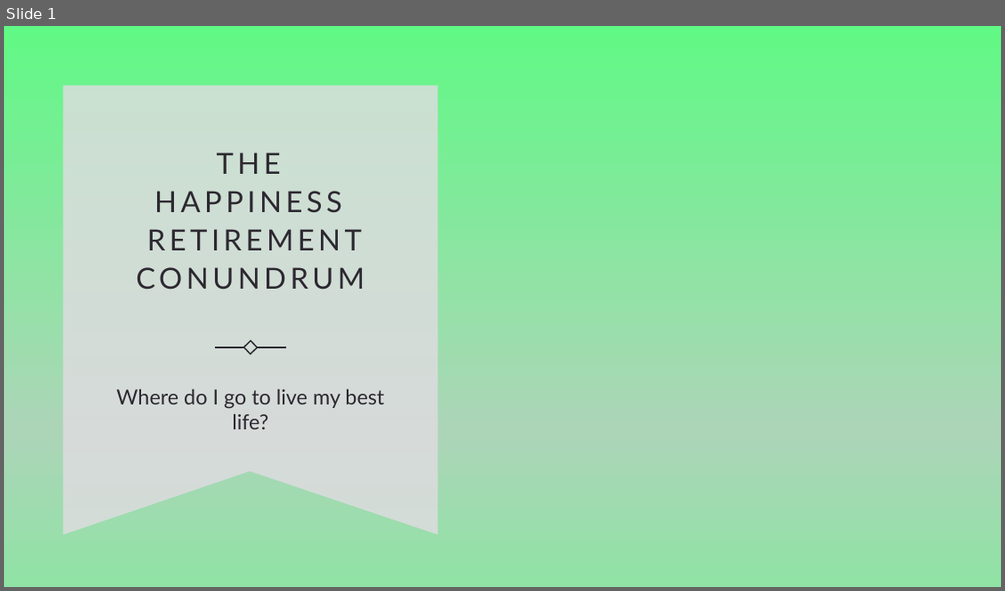
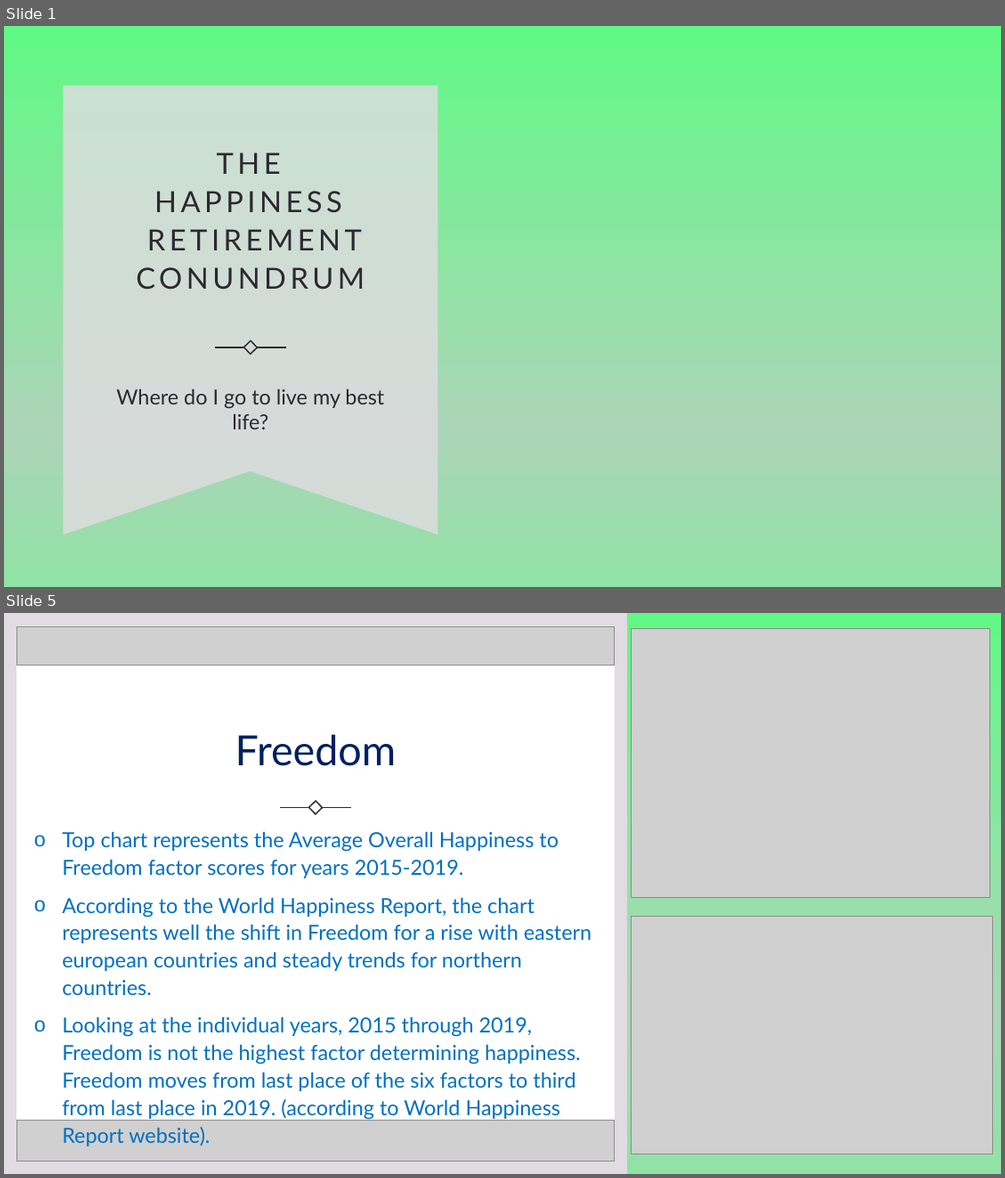
Before and after one commit to tvaughn905/Project-1, a slide deck: HappinessRetirementConundrum.pptx. Shown one above the other, each under a label of ours: slide 1 before the commit, slides 1 and 5 after it; the slides between them are not shown. The pictures are 1005x591 and 1005x1178 pixels, drawn with LibreOffice and Linux fonts; fonts in the diff are those of the drawing; grey boxes stand for pictures; background and template pictures are left out. Boxes give left, top, right and bottom in pixels: in the first picture for what was removed or moved away, otherwise in the second. Text is boxed around its words. In the diff, an @@ line names an element or a change of style, - is before the commit and + after.

```diff
--- a/HappinessRetirementConundrum.pptx
+++ b/HappinessRetirementConundrum.pptx
@@ slide 5 added at (4, 613, 1001, 1174), background gradient #61F985 to #ACD5B8 to #90E2A5 to #BECDC4 to #CDC6CE to #DED9DF; not listed: 1 template element that a slide beside it also shows @@
@@ rectangle added at (4, 613, 1001, 1174), fill gradient #61F985 to #ACD5B8 to #90E2A5 to #BECDC4 to #CDC6CE to #DED9DF @@
@@ rectangle added at (4, 613, 627, 1174), fill #E0DCE1 @@
@@ rectangle added at (16, 625, 615, 1161), fill #FFFFFF @@
@@ picture added at (16, 626, 615, 665) @@
@@ picture added at (631, 629, 990, 898) @@
@@ title added at (235, 734, 396, 766), 40 pt, text #002060 @@
+Freedom
@@ line added from (280, 807) to (309, 807), #2C2830 1.25 pt @@
@@ rectangle added at (308, 801, 323, 815), outline #2C2830 1.25 pt @@
@@ line added from (323, 807) to (351, 807), #2C2830 1.25 pt @@
@@ text added at (62, 831, 591, 1119), 20 pt, text #0070C0 @@
+o Top chart represents the Average Overall Happiness to Freedom factor scores for years 2015-2019.
+o According to the World Happiness Report, the chart represents well the shift in Freedom for a rise with eastern european countries and steady trends for northern countries.
+o Looking at the individual years, 2015 through 2019, Freedom is not the highest factor determining happiness. Freedom moves from last place of the six factors to third from last place in 2019. (according to World Happiness Report website).
@@ picture added at (631, 916, 993, 1153) @@
@@ picture added at (16, 1120, 615, 1160) @@
```
Also in this commit, not shown: 5 slides changed, 3 other slides added, 1 slide removed, 6 other files.
